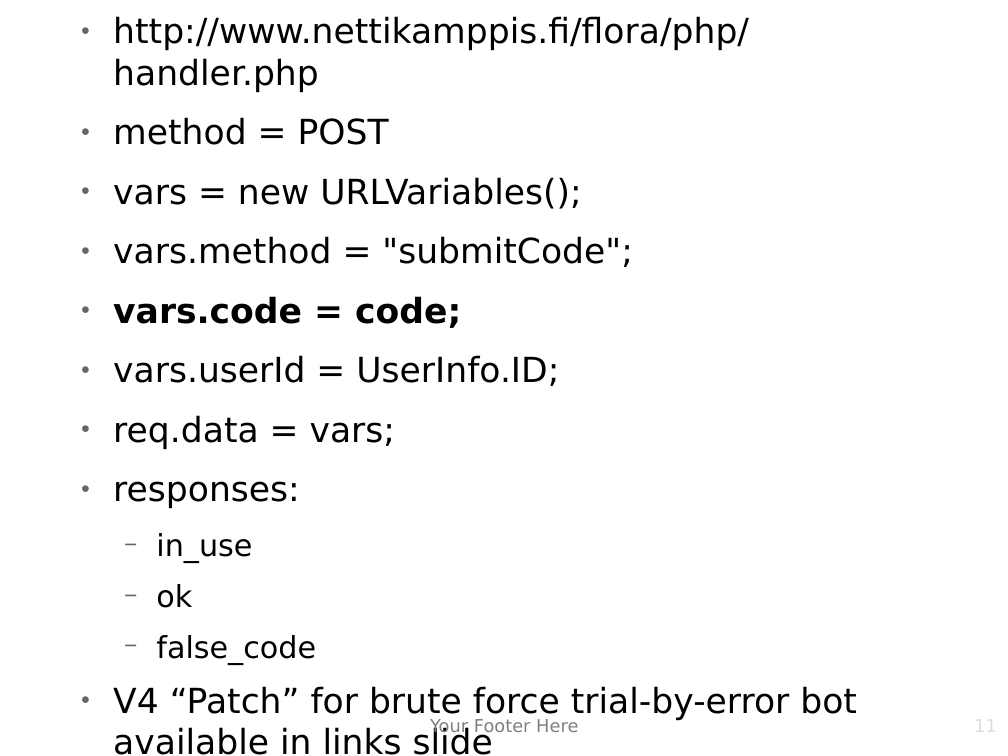
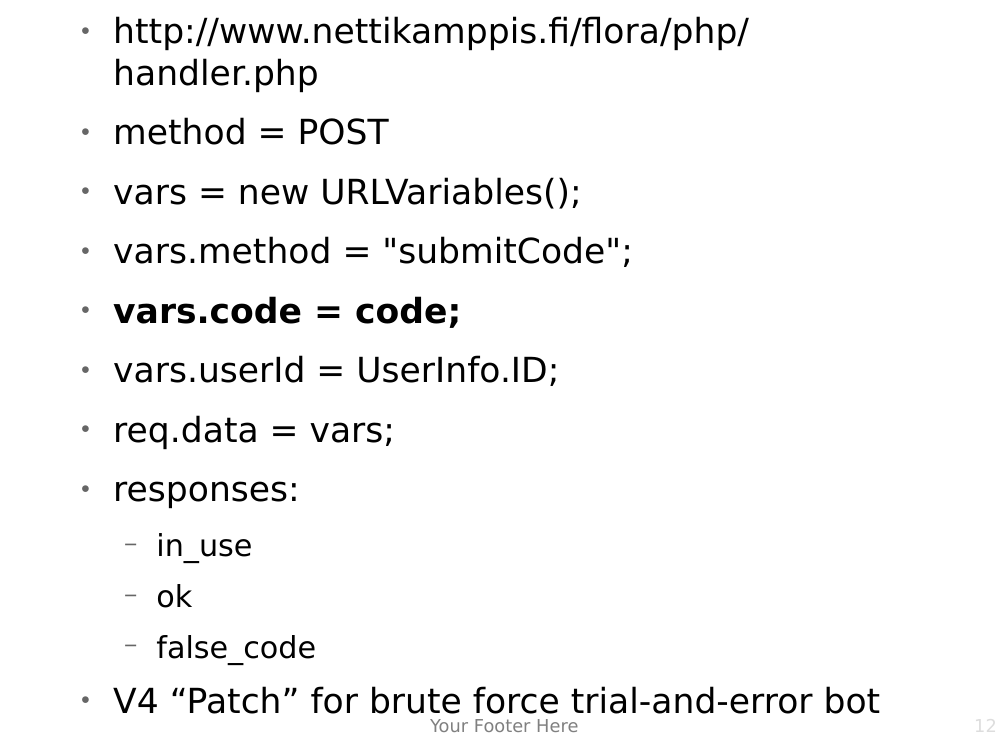
Before and after one commit to matiasw/disobey.fi-presentation, a slide deck: slide 12 of presis.odp (slide 11 before the commit). Drawn at 1008x756 pixels with LibreOffice and Linux fonts; fonts in the diff are those of the drawing; background and template pictures are left out. Boxes give left, top, right and bottom in pixels: in the first picture for what was removed or moved away, otherwise in the second. Text is boxed around its words. In the diff, an @@ line names an element or a change of style, - is before the commit and + after.

```diff
--- a/presis.odp
+++ b/presis.odp
@@ text at box(113, 686, 881, 720): text changed @@
-● V4 “Patch” for brute force trial-by-error bot available in links slide
+● V4 “Patch” for brute force trial-and-error bot
@@ page number at box(763, 715, 998, 756): text changed @@
-11
+12
```
Also in this commit, not shown: 15 other slides changed, 1 slide removed.
